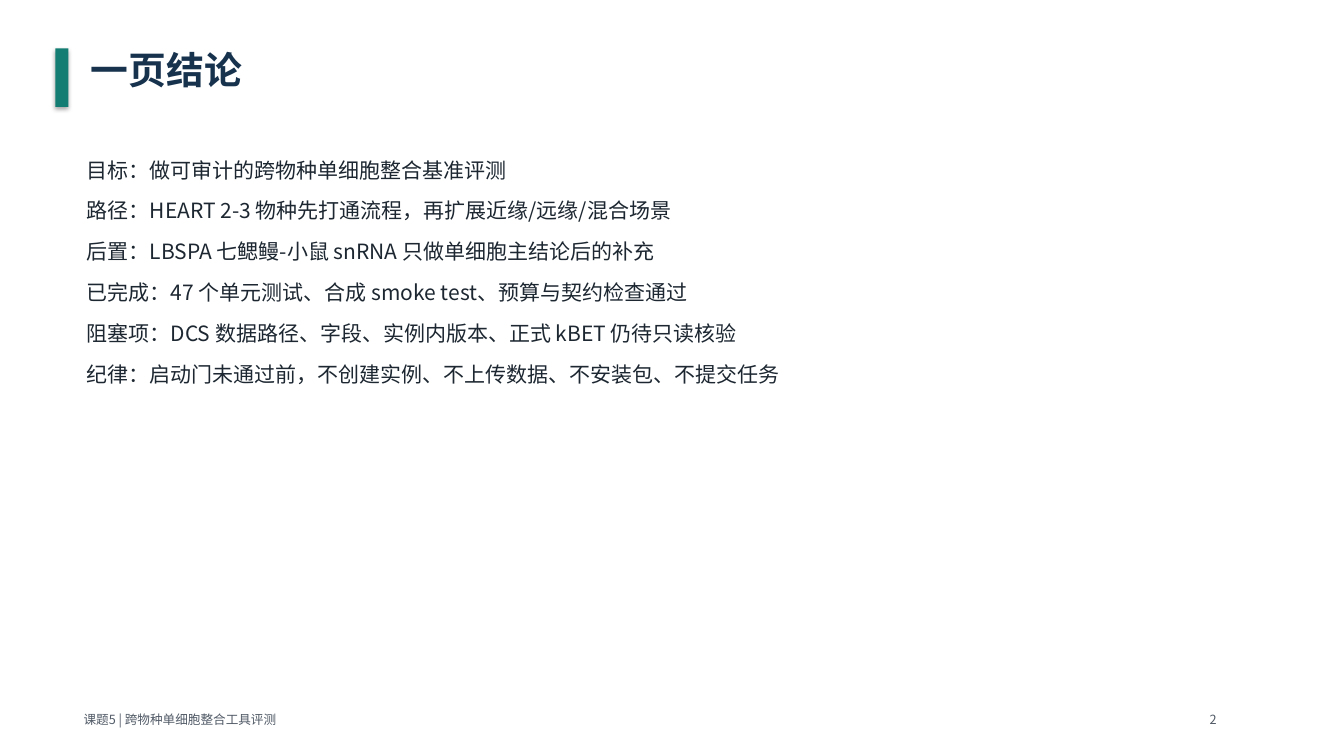
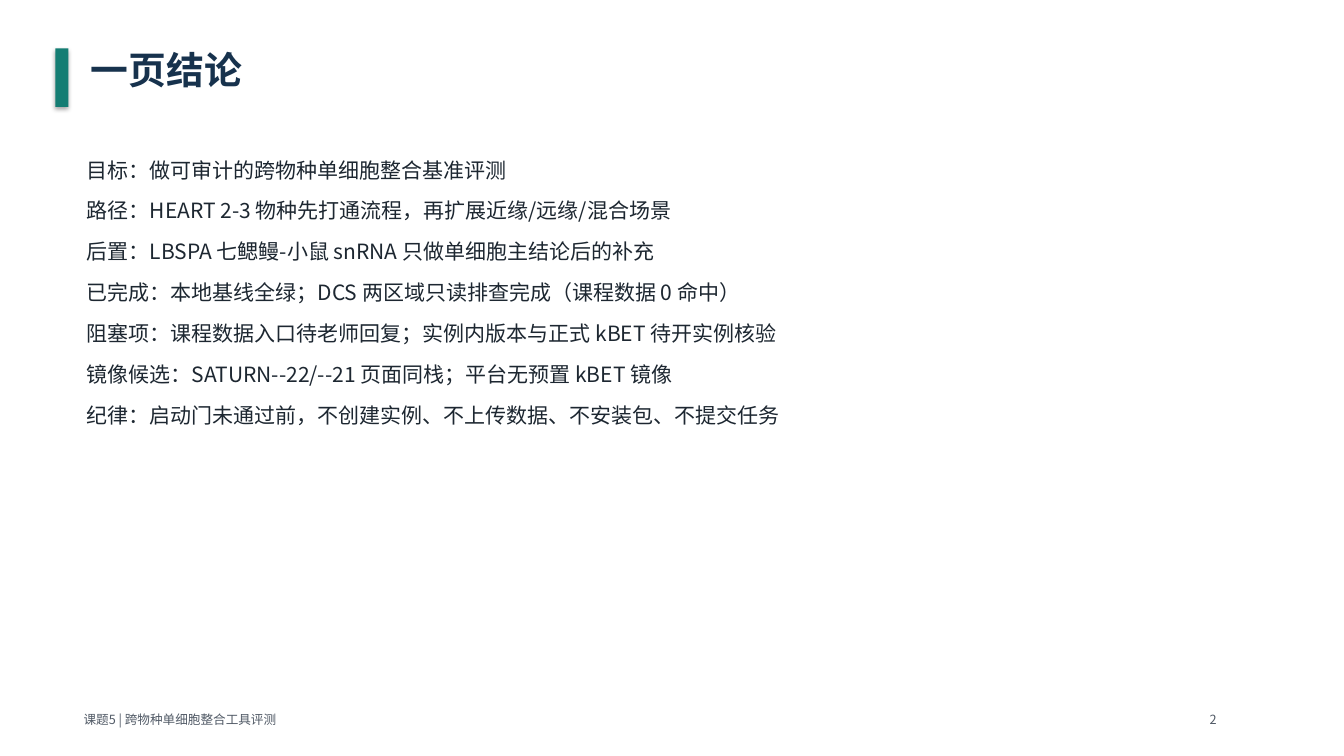
Before and after one commit to bernis-web/course5-prep, a slide deck: slide 2 of deliverables/course5-monday-presentation.pptx. Drawn at 1344x756 pixels with LibreOffice and Linux fonts; fonts in the diff are those of the drawing. Boxes give left, top, right and bottom in pixels: in the first picture for what was removed or moved away, otherwise in the second. Text is boxed around its words. In the diff, an @@ line names an element or a change of style, - is before the commit and + after.

```diff
--- a/deliverables/course5-monday-presentation.pptx
+++ b/deliverables/course5-monday-presentation.pptx
@@ text at (x1=87, y1=282, x2=776, y2=386): text changed @@
-已完成：47 个单元测试、合成 smoke test、预算与契约检查通过
-阻塞项：DCS 数据路径、字段、实例内版本、正式 kBET 仍待只读核验
+已完成：本地基线全绿；DCS 两区域只读排查完成（课程数据 0 命中）
+阻塞项：课程数据入口待老师回复；实例内版本与正式 kBET 待开实例核验
+镜像候选：SATURN--22/--21 页面同栈；平台无预置 kBET 镜像
```
Also in this commit, not shown: 4 other slides changed, 2 other files.
